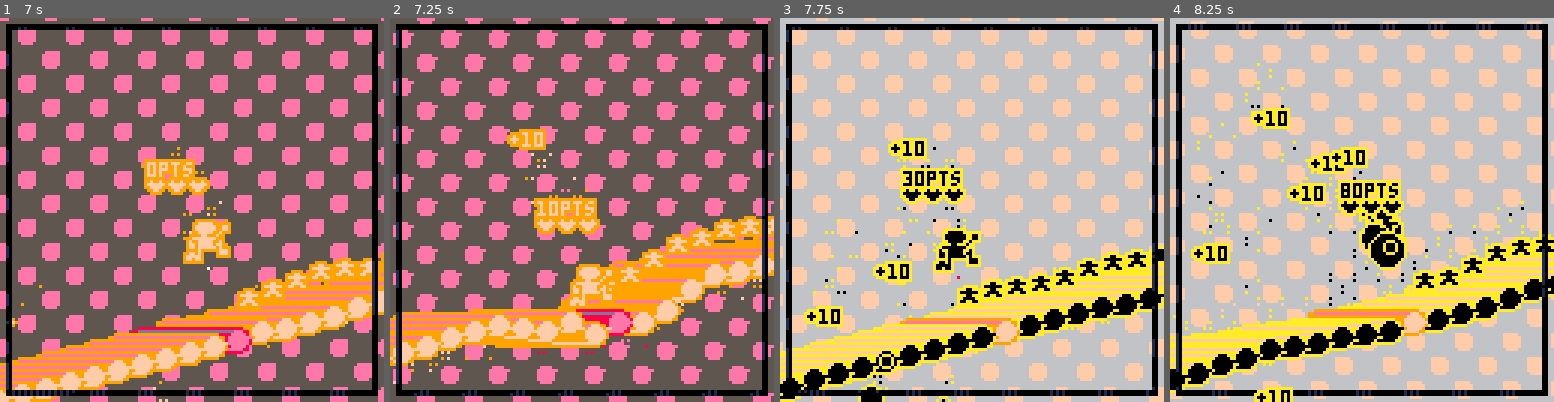
Above: before the commit, frames 1-4 (left to right).
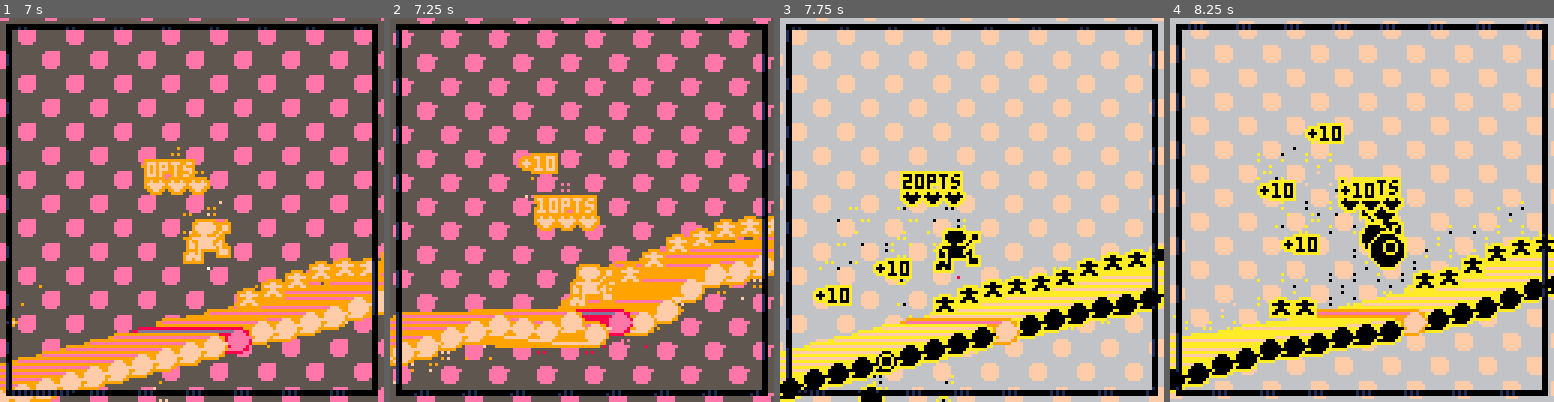
Above: after the commit, the same moments.

Repository: seleb/p8jam2
Game: PICO-8 cartridge bridge.p8
Two runs of this game, one before a commit and one after it. Both use one fixed random seed, a clock stepped at 60 frames per second and the inputs below.
Inputs:
- Up to frame 1 (7 s): tap X (X key) at 0.33, 1.07, 1.85, 2.97, 4.08, 5.2, 6.32 s; tap O (Z key) at 0.7, 1.7, 2.1, 2.5, 2.9, 3.3, 3.7, 4.1, 4.5, 4.9, 5.3, 5.7, 6.1, 6.5, 6.9 s; hold Right 1.6-2.1 s; hold Up 2.15-2.42 s; hold Right 2.47-3.03 s; hold Left 3.08-3.58 s; hold Right 4.02-4.68 s; hold Up 4.73-5.03 s; hold Left 5.08-5.68 s; hold Right 6.08-6.58 s; hold Right from 6.63 s (still down)
- Up to frame 2 (7.25 s): release Right at 7.13 s; hold Up from 7.18 s (still down)
- Up to frame 3 (7.75 s): tap O (Z key) at 7.3, 7.7 s; tap X (X key) at 7.43 s; release Up at 7.45 s; hold Right from 7.5 s (still down)
- Up to frame 4 (8.25 s): release Right at 8.07 s; tap O (Z key) at 8.1 s; hold Left from 8.12 s (still down)

Frame 1 is identical in both runs. In frame 2, 1.8% of the frame differs, in the area x 30-55%, y 28-57%; in frame 3, 3.1%; in frame 4, 5.9%, in the area x 5-61%, y 11-100%.

Commit message:
point fix, can jump over points

Diff:
--- a/bridge.p8
+++ b/bridge.p8
@@ -299,9 +299,9 @@
  update_chain()
 
 
- if(player.link.dmg) then
+ if(player.link.pts and player.grounded) then
   add_pts(10)
-  player.link.dmg = false
+  player.link.pts = false
  end
 
  update_phys()
@@ -376,8 +376,8 @@
   c.up = nil
   c.down = get_chain(chain_end-1)
   c.down.up = c
-  c.pts = false
-  c.dmg = rnd(1) < 0.99
+  c.dmg = false
+  c.pts = rnd(1) < 0.99
  end
  if(player.x < (chain_end-chain_len/2)*gap) then
   local c = get_chain(chain_end)
@@ -390,8 +390,8 @@
   c.down= nil
   c.up = get_chain(chain_start+1)
   c.up.down = c
-  c.pts = false
-  c.dmg = rnd(1) < 0.99
+  c.dmg = false
+  c.pts = rnd(1) < 0.99
  end
 
  -- get player links for next frame
@@ -454,7 +454,7 @@
   if(drawp) then
    pal_swap(1)
   end
-  if(i.dmg) then
+  if(i.pts) then
 
 spr(33,i.x-log_len/2, i.y-10+sin(time()*3+i.x*0.1))
   end
Not shown, changed: the sound effects (__sfx__) section of bridge.p8
